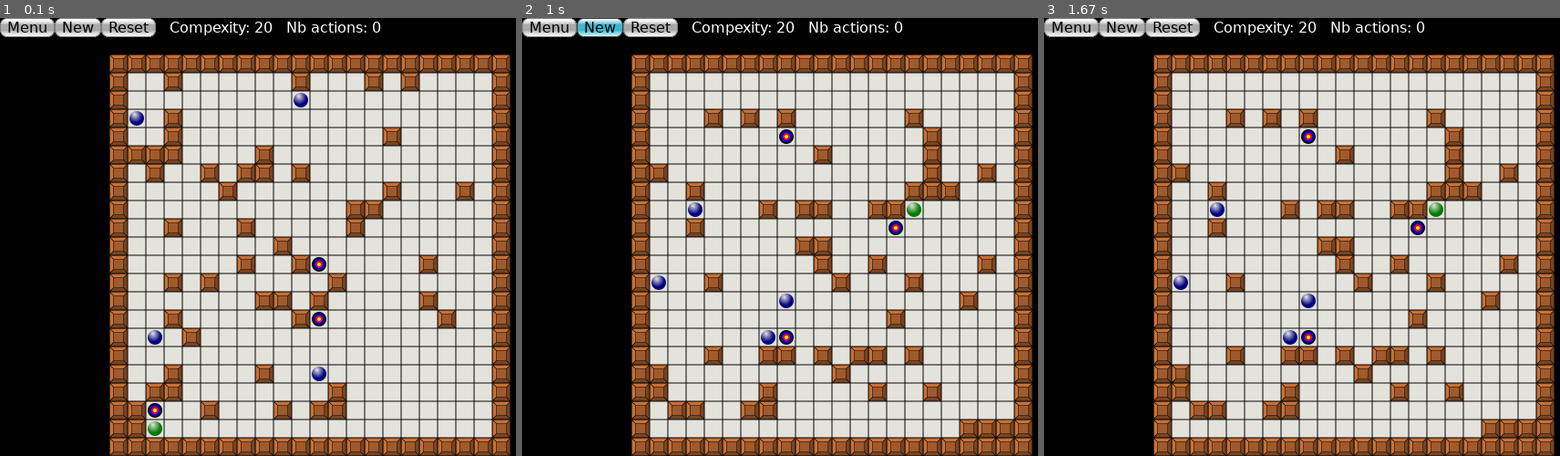
Above: before the commit, frames 1-3 (left to right).
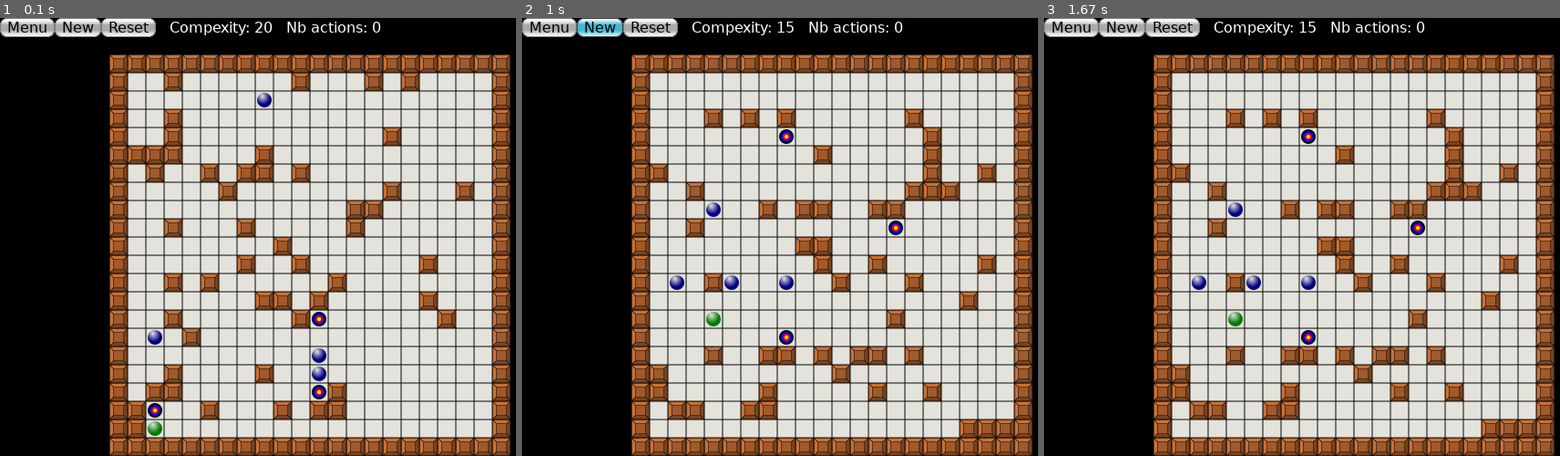
Above: after the commit, the same moments.

Repository: rflamary/Defykub
Game: pygame game, started from defykub-pygame.py
Two runs of this game, one before a commit and one after it. Both use one fixed random seed, a clock stepped at 60 frames per second and the inputs below. The source is Python 2; it was converted automatically to run under Python 3.
Inputs (mouse positions are in pixels of both pictures, inside the frame that each line leads up to):
- Up to frame 1 (0.1 s): no input
- Up to frame 2 (1 s): click (816, 237) at 0.38 s; click (599, 26) at 0.72 s
- Up to frame 3 (1.67 s): click (1523, 223) at 1.27 s

The runs differ from the first frame. In frame 1, 0.5% of the frame differs, in the area x 25-64%, y 17-88%; in frame 2, 0.8%, in the area x 25-78%, y 0-75%; in frame 3, 0.8%.

Commit message:
add setup.py

Diff:
--- a/defykub.py
+++ b/defykub.py
@@ -82,9 +82,9 @@
                 res.mobs.append((x,y))
                 res.nbmob+=1
 
-#            depth=list()
-#            for i,j in lst:
-#                depth.append(res.depth_cell_min(i,j,depthmaxsearch))
+            #depth=list()
+            #for i,j in lst:
+            #    depth.append(res.depth_cell_min(i,j,depthmaxsearch))
 
         lst=list()
 
@@ -344,12 +344,13 @@
             return self.board[i][j]
 
     def depth_cell_min(self,i,j,depthmax):
+        #print depthmax
         if depthmax<=0:
             return 0
         else:
             lst,lst0=self.list_cells_in_dir(i,j,self.potential_dir(i,j))
             if not len(lst):
-                return 1
+                return 0
             else:
                 depth=list()
                 for i,j in lst:
--- /dev/null
+++ b/setup.py
@@ -0,0 +1,12 @@
+#!/usr/bin/env python
+
+from distutils.core import setup
+
+setup(name='Defykub',
+      version='0.1',
+      description='A puzzle game similar to Ricochet Robot',
+      author='Remi Flamary',
+      author_email='remi.flamary@gmail.com',
+      url='',
+      packages=['pgu'],
+     )
Not shown, changed: README
